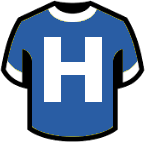
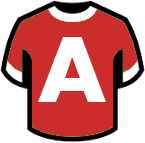
Layered file, before and after one edit (145 x 143). Changes by layer:
hid "H" over (44, 37, 102, 102)
showed "A", painted on it over (38, 37, 106, 102)
showed "Background", painted on it over (8, 6, 143, 136)
hid "Layer" over (8, 6, 143, 136)
